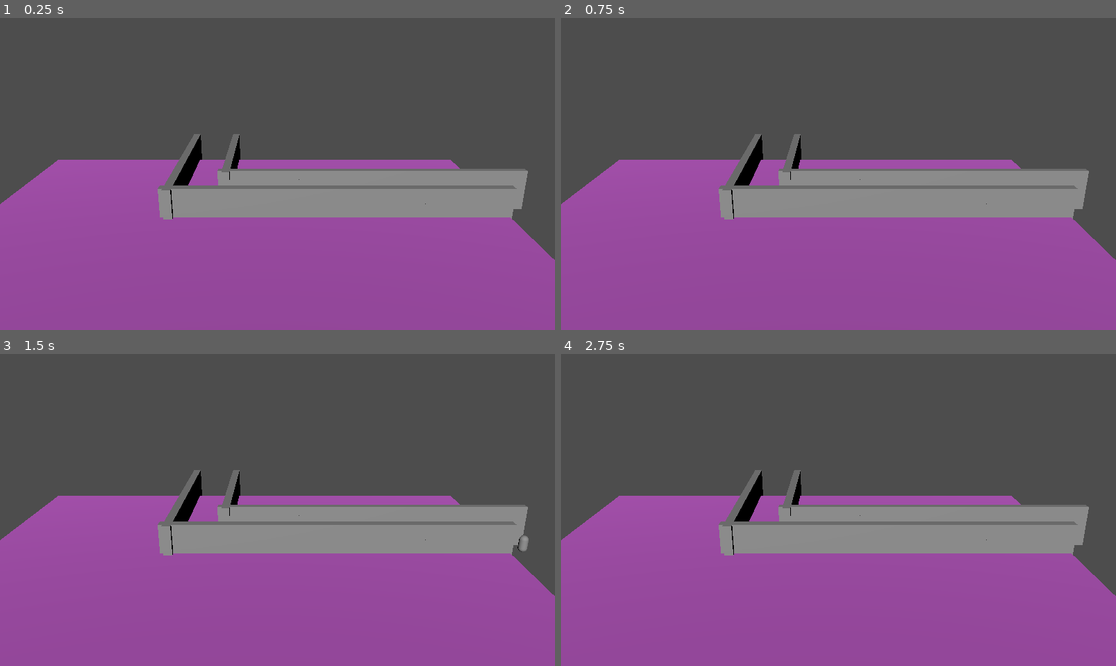
Above: before the commit, frames 1-4 (two rows, left to right).
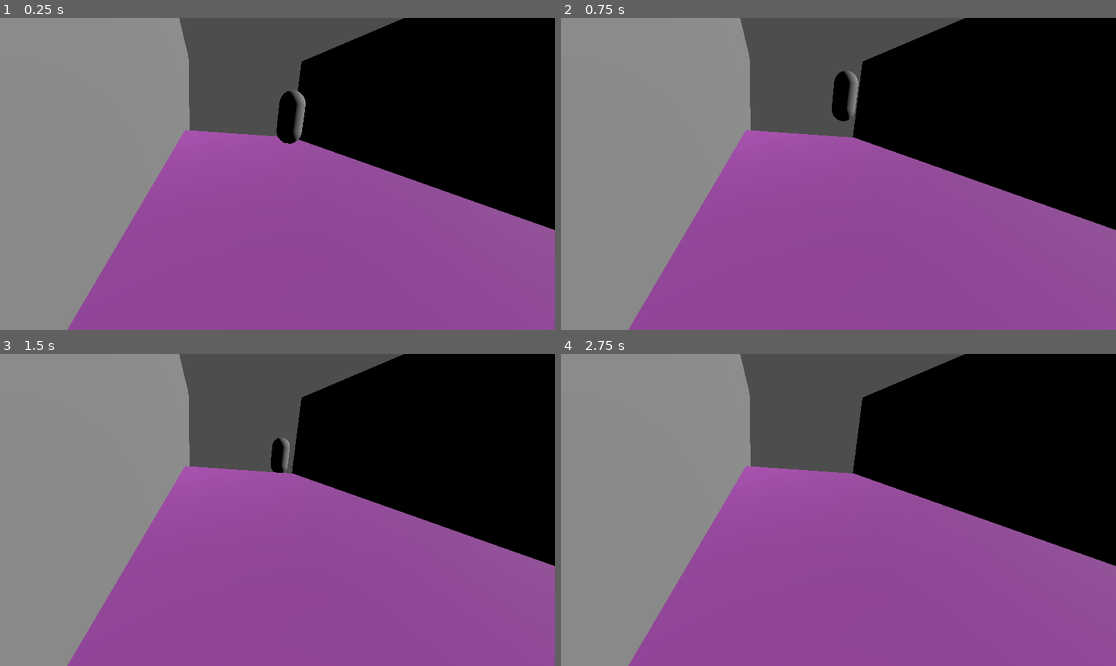
Above: after the commit, the same moments.

Repository: sergjuni/fixed_camera_angle_test
Game: Godot game, scene res://main.tscn
Same seed, same stepped clock (60 frames per second), same inputs: the game is played once before the commit and once after it.
Inputs:
- Up to frame 1 (0.25 s): no input
- Up to frame 2 (0.75 s): tap Enter (ui_accept) at 0.5 s; hold Right (ui_right) from 0.53 s (still down)
- Up to frame 3 (1.5 s): tap Enter (ui_accept) at 0.77 s; release Right (ui_right) at 1.28 s; hold Down (ui_down) from 1.28 s (still down)
- Up to frame 4 (2.75 s): tap Enter (ui_accept) at 1.52 s; release Down (ui_down) at 2.03 s; hold Right (ui_right) from 2.03 s (still down)

The runs differ from the first frame. In frame 1, 61% of the frame differs, in the area x 0-100%, y 0-100%; in frame 2, 61%; in frame 3, 61%; in frame 4, 61%.

Commit message:
add the dynamic camera

Diff:
--- /dev/null
+++ b/camera_trigger.gd
@@ -0,0 +1,17 @@
+extends Area3D
+
+var trigger = false
+
+func enter_trigger(body):
+	if body.name == "CharacterBody3D":
+		trigger = true
+
+
+func exit_trigger(body):
+	if body.name == "CharacterBody3D":
+		trigger = false
+
+# Called every frame. 'delta' is the elapsed time since the previous frame.
+func _process(delta: float) -> void:
+	if trigger && get_parent().current != true:
+		get_parent().current = true
--- a/main.tscn
+++ b/main.tscn
@@ -1,7 +1,8 @@
-[gd_scene load_steps=6 format=3 uid="uid://2o8moqc8oewp"]
+[gd_scene load_steps=8 format=3 uid="uid://2o8moqc8oewp"]
 
 [ext_resource type="PackedScene" uid="uid://bik65e7osiky5" path="res://Player.tscn" id="1_jgrfu"]
 [ext_resource type="MeshLibrary" uid="uid://daedu3225hpmg" path="res://walls_mesh.tres" id="2_24c14"]
+[ext_resource type="Script" path="res://camera_trigger.gd" id="3_nos54"]
 
 [sub_resource type="BoxShape3D" id="BoxShape3D_v8uum"]
 size = Vector3(60, 2, 60)
@@ -11,6 +12,9 @@
 
 [sub_resource type="StandardMaterial3D" id="StandardMaterial3D_uapxr"]
 albedo_color = Color(0.756863, 0.34902, 0.792157, 1)
+
+[sub_resource type="BoxShape3D" id="BoxShape3D_1441q"]
+size = Vector3(1.0578, 0.355957, 2.25069)
 
 [node name="Main" type="Node3D"]
 
@@ -25,10 +29,6 @@
 mesh = SubResource("BoxMesh_wg2ur")
 surface_material_override/0 = SubResource("StandardMaterial3D_uapxr")
 
-[node name="Camera3D" type="Camera3D" parent="."]
-transform = Transform3D(1, 0, 0, 0, 0.943072, 0.332589, 0, -0.332589, 0.943072, 3.34991, 24.096, 44.9393)
-fov = 33.75
-
 [node name="DirectionalLight3D" type="DirectionalLight3D" parent="."]
 transform = Transform3D(0.931576, -0.345947, -0.111742, 0.354263, 0.794834, 0.492682, -0.0816254, -0.498557, 0.863005, 0, 28.1757, 47.1801)
 
@@ -40,3 +40,41 @@
 data = {
 "cells": PackedInt32Array(12, 65531, 0, 7, 65531, 0, 2, 65531, 2, 65533, 65531, 655360, 65531, 65529, 1441792, 65534, 65526, 1441792, 0, 65528, 655360, 5, 65528, 655360, 10, 65528, 655360, 14, 65528, 655360, 65531, 65525, 1048576, 65534, 65522, 1048576, 65531, 65522, 1048576)
 }
+
+[node name="camera1" type="Camera3D" parent="."]
+transform = Transform3D(-0.339954, 0.303534, -0.890111, 0.108297, 0.952821, 0.283557, 0.934186, 0, -0.356787, 20.381, 1.079, -13.916)
+
+[node name="Area3D" type="Area3D" parent="camera1"]
+script = ExtResource("3_nos54")
+
+[node name="CollisionShape3D" type="CollisionShape3D" parent="camera1/Area3D"]
+transform = Transform3D(14.5996, -0.801062, 2.30229, 0.750235, -12.4384, -1.67156, -5.99251, -3.50887, 5.39983, -0.0461655, 1.93727, -5.59977)
+shape = SubResource("BoxShape3D_1441q")
+
+[node name="camera2" type="Camera3D" parent="."]
+transform = Transform3D(-0.214729, 0.392647, -0.894271, 0.0160049, 0.91692, 0.398749, 0.976543, 0.0713101, -0.203173, 3.859, 3.079, -11.418)
+current = true
+
+[node name="Area3D" type="Area3D" parent="camera2"]
+script = ExtResource("3_nos54")
+
+[node name="CollisionShape3D" type="CollisionShape3D" parent="camera2/Area3D"]
+transform = Transform3D(14.5996, -0.801062, 2.30229, 0.750235, -12.4384, -1.67156, -5.99251, -3.50887, 5.39983, -1.04427, 2.66194, -7.94075)
+shape = SubResource("BoxShape3D_1441q")
+
+[node name="camera3" type="Camera3D" parent="."]
+transform = Transform3D(-0.471891, -0.272374, 0.838529, 0.0165505, 0.948179, 0.317305, -0.881501, 0.163611, -0.44293, 2.40865, 2.038, -12.2855)
+
+[node name="Area3D" type="Area3D" parent="camera3"]
+script = ExtResource("3_nos54")
+
+[node name="CollisionShape3D" type="CollisionShape3D" parent="camera3/Area3D"]
+transform = Transform3D(14.5996, -0.801066, 2.30229, 0.750237, -12.4384, -1.67156, -5.99251, -3.50887, 5.39983, 3.36893, 2.11276, -7.00152)
+shape = SubResource("BoxShape3D_1441q")
+
+[connection signal="body_entered" from="camera1/Area3D" to="camera1/Area3D" method="enter_trigger"]
+[connection signal="body_exited" from="camera1/Area3D" to="camera1/Area3D" method="exit_trigger"]
+[connection signal="body_entered" from="camera2/Area3D" to="camera2/Area3D" method="enter_trigger"]
+[connection signal="body_exited" from="camera2/Area3D" to="camera2/Area3D" method="exit_trigger"]
+[connection signal="body_entered" from="camera3/Area3D" to="camera3/Area3D" method="enter_trigger"]
+[connection signal="body_exited" from="camera3/Area3D" to="camera3/Area3D" method="exit_trigger"]
--- a/wall.tscn
+++ b/wall.tscn
@@ -4,6 +4,7 @@
 size = Vector3(10, 5, 1)
 
 [sub_resource type="BoxShape3D" id="BoxShape3D_6eimw"]
+size = Vector3(10, 5, 1)
 
 [node name="Wall" type="Node3D"]
 
Not shown: 4 places in walls_mesh.tres that only renumber resources
